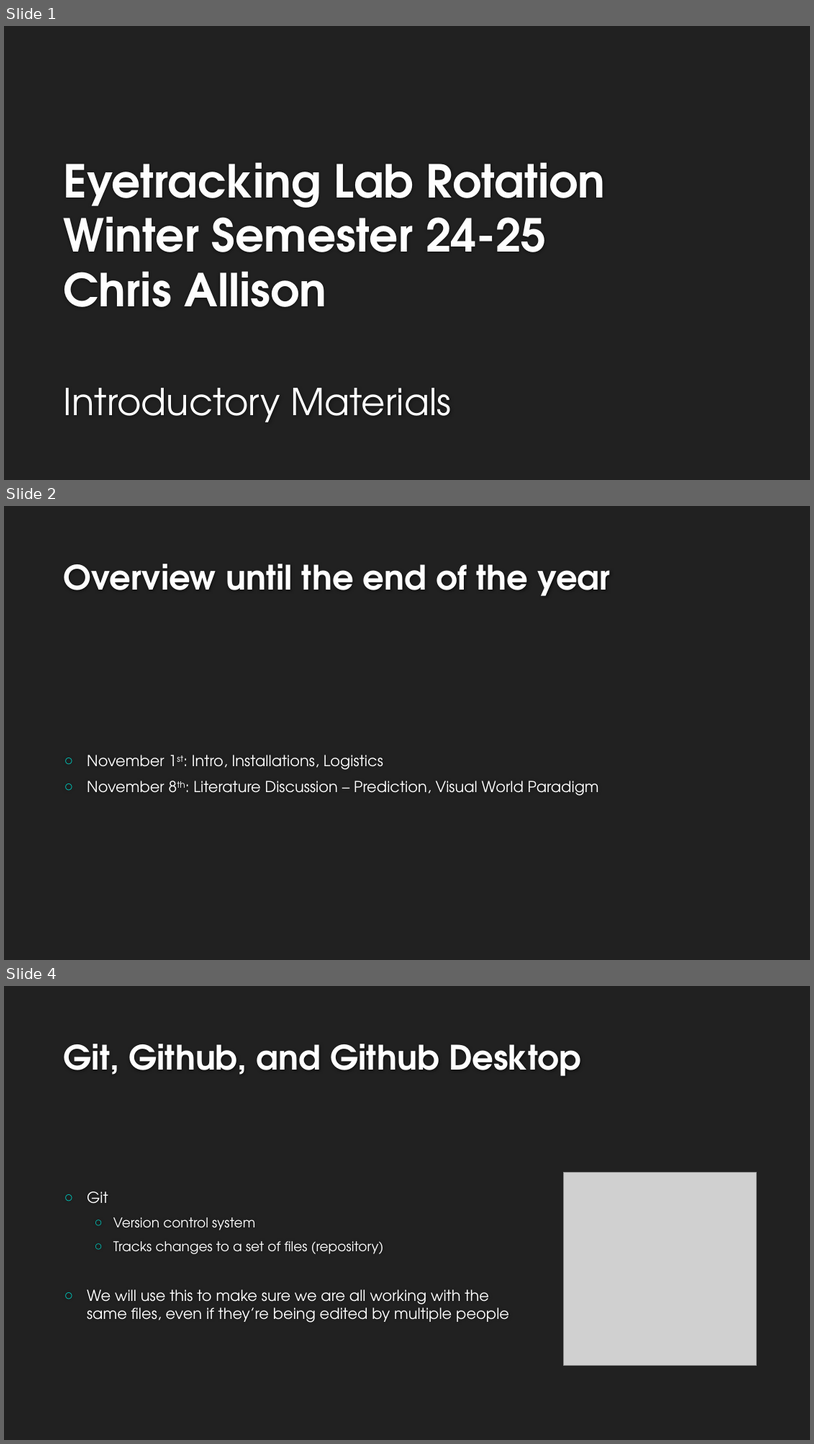
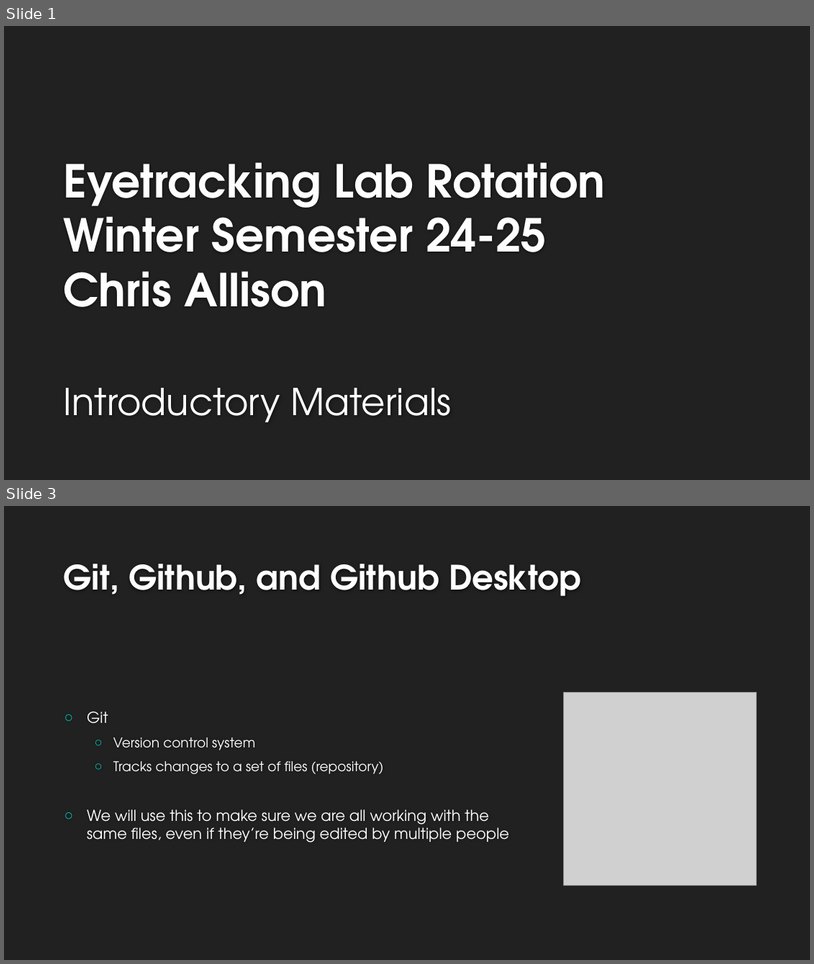
Before and after one commit to allisoct/ETLR24-25, a slide deck: slides/LLR24_Day1.pptx. Shown one above the other, each under a label of ours: slides 1, 2 and 4 before the commit, slides 1 and 3 after it; the slides between them are not shown. The pictures are 814x1444 and 814x964 pixels, drawn with LibreOffice and Linux fonts; fonts in the diff are those of the drawing; grey boxes stand for pictures; background and template pictures are left out. Boxes give left, top, right and bottom in pixels: in the first picture for what was removed or moved away, otherwise in the second. Text is boxed around its words. In the diff, an @@ line names an element or a change of style, - is before the commit and + after.

```diff
--- a/slides/LLR24_Day1.pptx
+++ b/slides/LLR24_Day1.pptx
@@ slide 2 removed at <box>4,506,810,960</box>, background #212121 @@
@@ title removed at <box>64,564,611,596</box> @@
-Overview until the end of the year
@@ text removed at <box>87,754,599,795</box> @@
-○ November 1st: Intro, Installations, Logistics
-○ November 8th: Literature Discussion – Prediction, Visual World Paradigm
@@ what was slide 4 is now slide 3 @@
```
Also in this commit, not shown: 2 slides changed.
